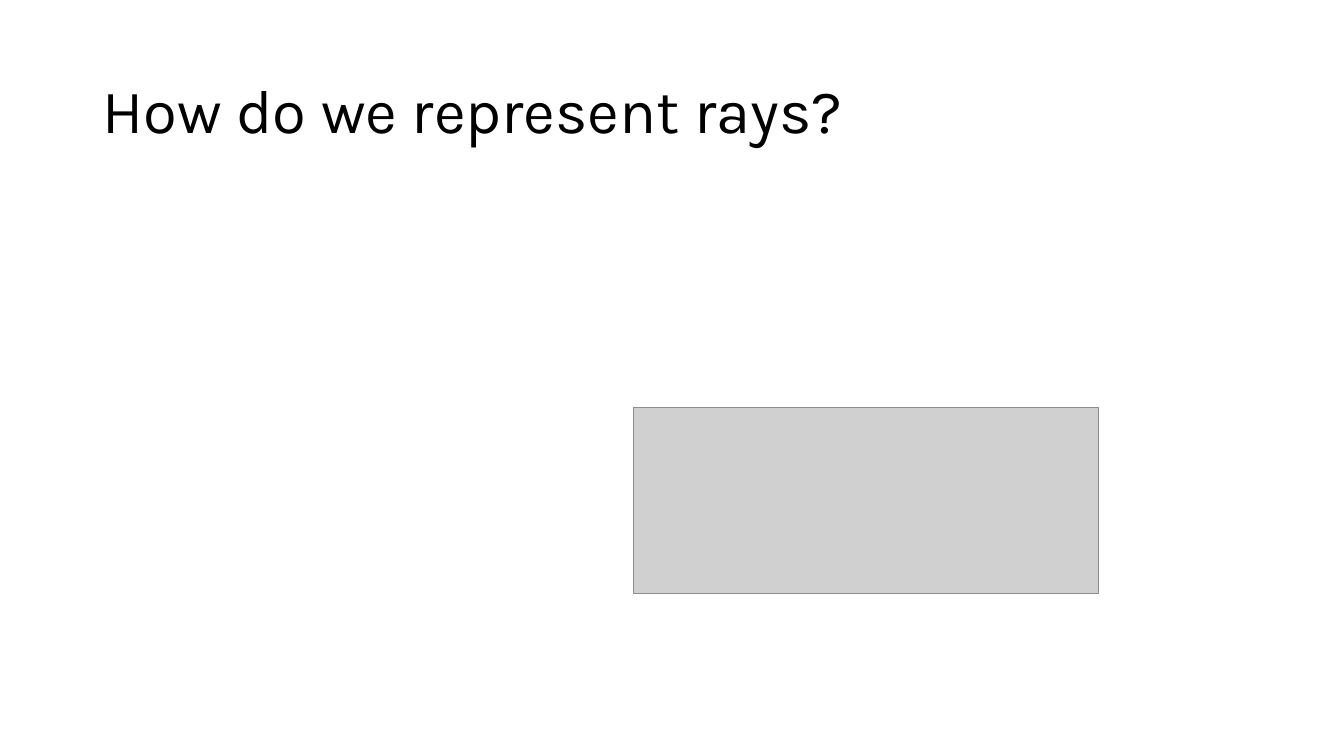
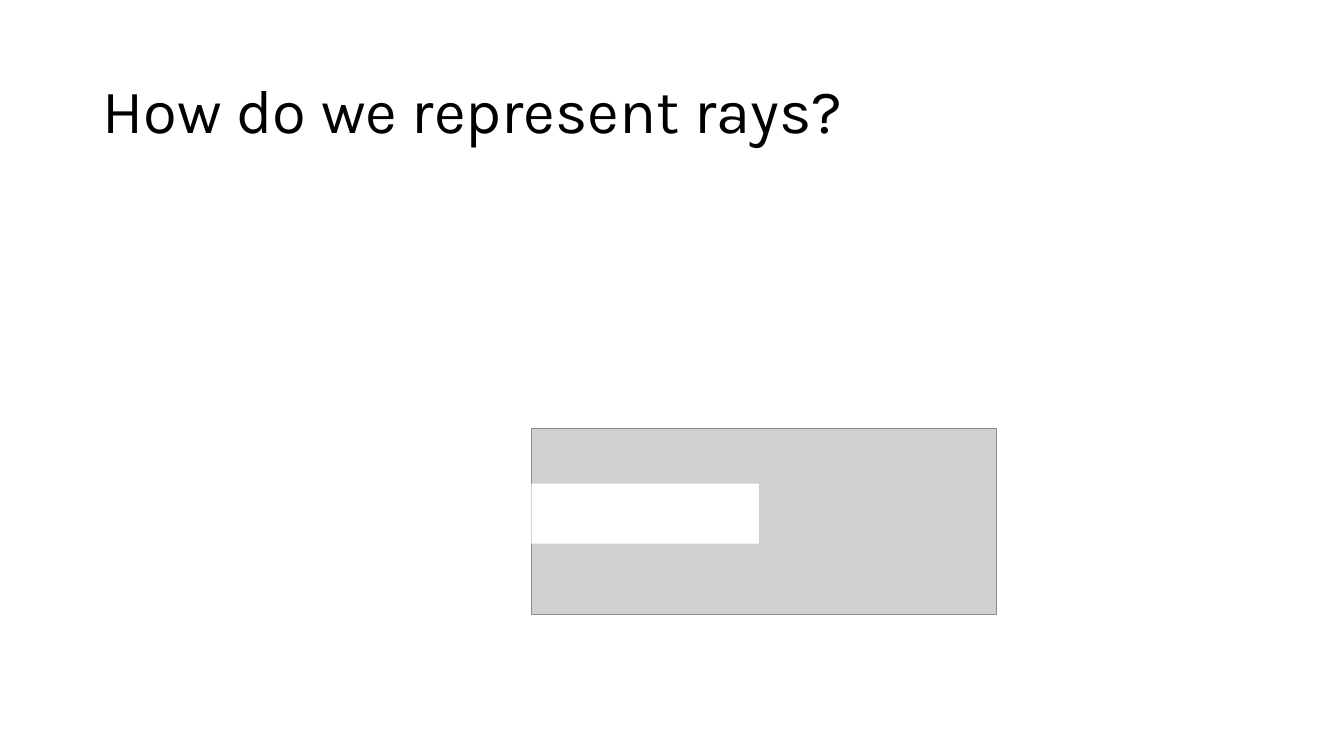
Before and after one commit to Gopher-Graphics/RaytracingWorkshop2026, a slide deck: slide 4 of Raytracing Workshop.pptx. Drawn at 1344x756 pixels with LibreOffice and Linux fonts; fonts in the diff are those of the drawing; grey boxes stand for pictures. Boxes give left, top, right and bottom in pixels: in the first picture for what was removed or moved away, otherwise in the second. Text is boxed around its words. In the diff, an @@ line names an element or a change of style, - is before the commit and + after.

```diff
--- a/Raytracing Workshop.pptx
+++ b/Raytracing Workshop.pptx
@@ picture: place and size @@
-picture at (634,408,1099,594)
+picture at (531,429,996,614)
@@ rectangle added at (531,484,759,543), fill #FFFFFF @@
```
Also in this commit, not shown: 6 other slides changed, 4 slides added, 1 slide removed, 1 other file.
